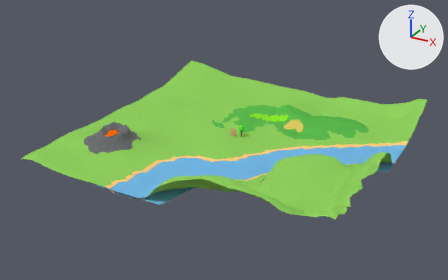
A saved change to the Blender file Assets/Level00.blend.
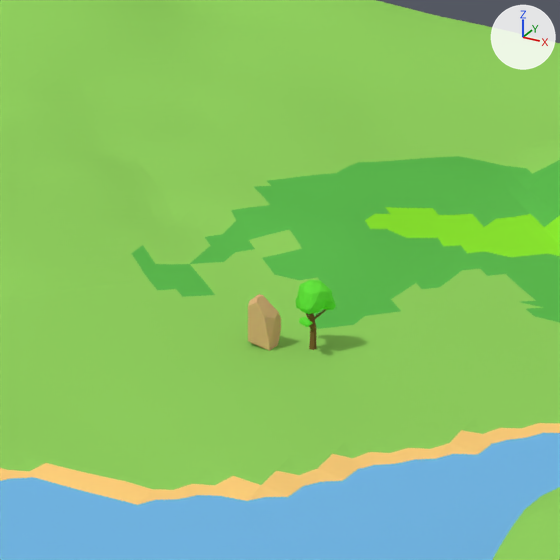
Each version appears first whole from a camera (50 mm lens) standing at (130.6, -255.6, 124.1) and looking at (-6.0, -7.2, -0.1), and next in a close-up on the part from 42% to 63% of the width and 28% to 61% of the height. Arrows for +X, +Y and +Z are at upper right; the lights stay in place.

The first close-up shows 'Cube', 'Land', 'River', 'Tree00leaf', 'Tree00trunk'.
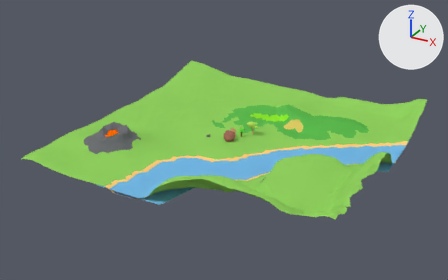
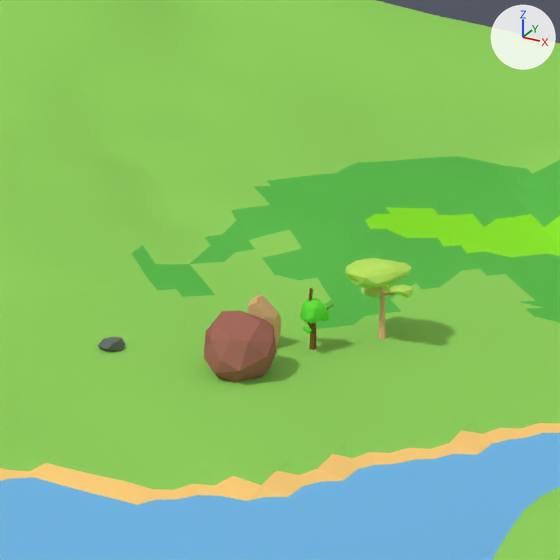
Where the newer file only moved an object's origin or applied its transform, the numbers keep the older frame.

The change, as a list of edits to the scene's bpy script:
```text
Add mat_rock03:
    mat_rock03 = diffuse_material('Rock03')
    mat_rock03.base_color = (0.383, 0.151, 0.113)  # brown #a66c5e
Add mat_tree02:
    mat_tree02 = diffuse_material('Tree02')
    mat_tree02.base_color = (0.8, 0.483, 0.258)  # beige #e7b98b
Add mat_leaf02:
    mat_leaf02 = diffuse_material('Leaf02')
    mat_leaf02.base_color = (0.518, 0.8, 0.134)  # green #bfe766
Add me_icosphere:
    me_icosphere.from_pydata(...)  # 31 vertices, 58 faces; spans x -2.71..3.33, y -3.38..2.81, z -1.01..4.37
    me_icosphere.materials.append(mat_rock03)  # brown #a66c5e
Add me_sphere:
    me_sphere.from_pydata(...)  # 15 vertices, 26 faces; spans x -1.11..0.97, y -1.19..0.94, z -0.25..1.06
    me_sphere.materials.append(mat_rock00)  # grey #707175
Add me_cylinder_002:
    me_cylinder_002.from_pydata(...)  # 76 vertices, 117 faces; spans x -1.85..2.48, y -1.39..2.4, z -0.9..5.77
    me_cylinder_002.materials.append(mat_tree02)  # beige #e7b98b
Add me_icosphere_001:
    me_icosphere_001.from_pydata(...)  # 3659 vertices, 7306 faces; spans x -1.67..4.78, y -4.84..1.16, z -1.35..7.58
    me_icosphere_001.materials.append(mat_leaf02)  # green #bfe766
Change ob_tree00trunk:
    ob_tree00trunk.scale: (1.33, 1.33, 1.33) -> (1.0, 1.0, 1.0)
Add ob_rock02:
    ob_rock02 = bpy.data.objects.new('Rock02', me_icosphere)
    ob_rock02.location = (-2.94, -7.61, 0.8)
Add ob_rock00:
    ob_rock00 = bpy.data.objects.new('Rock00', me_sphere)
    ob_rock00.location = (-14.33, -8.13, 0.51)
Add ob_tree01leaf:
    ob_tree01leaf = bpy.data.objects.new('Tree01Leaf', me_icosphere_001)
    ob_tree01leaf.parent = ob_tree01trunk
    ob_tree01leaf.matrix_parent_inverse = Matrix(((1.0, 0.0, 0.0, -4.023), (0.0, 1.0, 0.0, -4.75), (0.0, 0.0, 1.0, -0.352), (0.0, 0.0, 0.0, 1.0)))
    ob_tree01leaf.location = (2.507, 6.803, 3.758)
    ob_tree01leaf.scale = (1.0, 1.0, 0.485)
    _m = ob_tree01leaf.modifiers.new('Decimate', 'DECIMATE')
    _m.ratio = 0.0229
Add ob_tree01trunk:
    ob_tree01trunk = bpy.data.objects.new('Tree01Trunk', me_cylinder_002)
    ob_tree01trunk.location = (4.02, 4.75, 0.35)
```

Where the change shows, as pixel boxes (x1, y1, x2, y2) in the close-ups (560 x 560 px):
'Rock02', added (brown): after (204, 310, 277, 383)
'Tree01Leaf', added (green): after (345, 258, 414, 298)
'Tree00leaf', reshaped (24% narrower, 25% shorter): before (296, 280, 336, 327); after (300, 298, 330, 333)
'Tree01Trunk', added: after (378, 287, 396, 339)
'Rock00', added: after (98, 337, 125, 351)
'Tree00trunk', rescaled: before (306, 309, 326, 350); after (307, 288, 333, 350)
